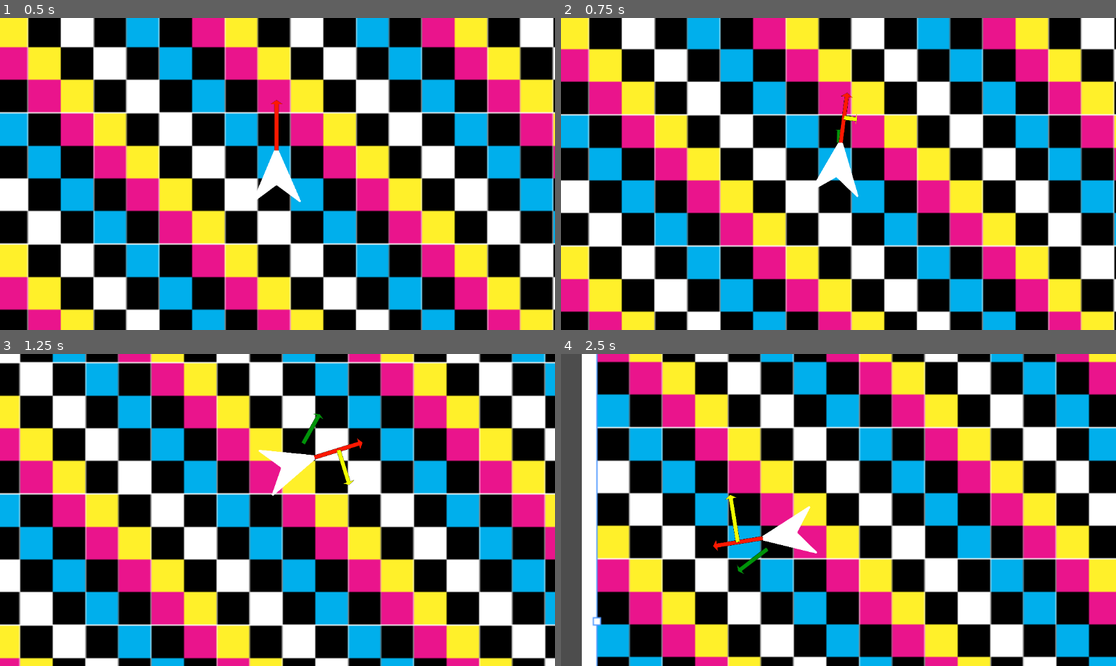
Above: before the commit, frames 1-4 (two rows, left to right).
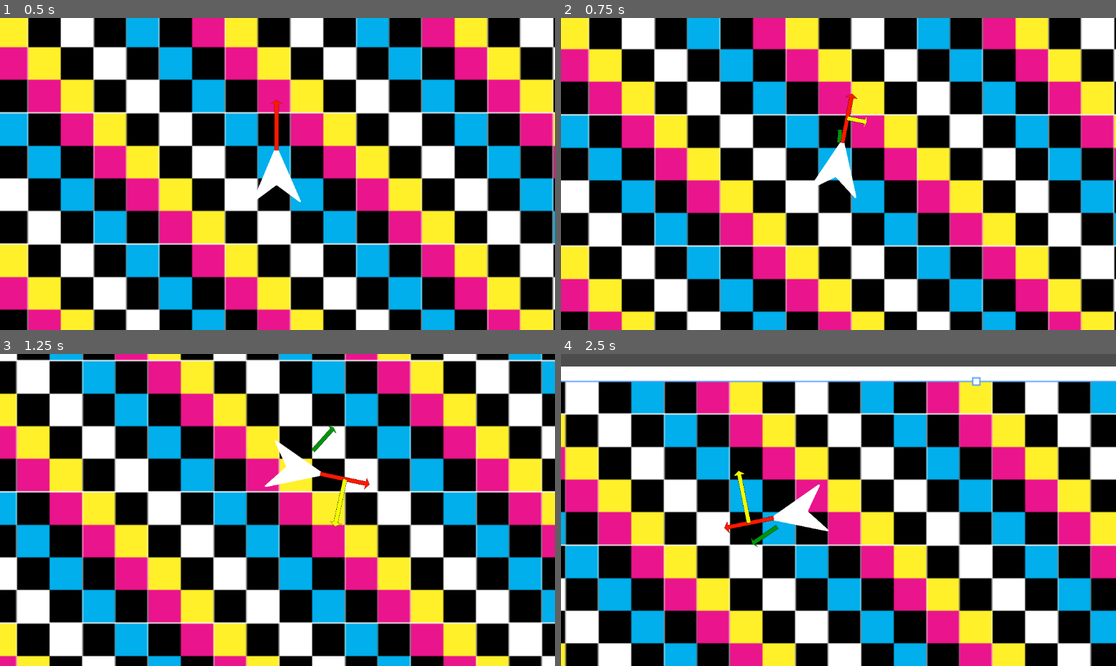
Above: after the commit, the same moments.

Repository: ParadoxArcher/Angle_Advantage
Game: Godot game, scene res://Scenes/GameScene.tscn
Same seed, same stepped clock (60 frames per second), same inputs: the game is played once before the commit and once after it.
Inputs:
- Up to frame 1 (0.5 s): no input
- Up to frame 2 (0.75 s): tap Enter at 0.5 s; hold D (RotateRight) from 0.53 s (still down); hold W (Boost) from 0.53 s (still down)
- Up to frame 3 (1.25 s): keep holding D (RotateRight); keep holding W (Boost)
- Up to frame 4 (2.5 s): release D (RotateRight) at 1.28 s; release W (Boost) at 1.28 s; hold S (Brake) 1.28-2.03 s; tap Space (Dodge) at 1.35 s; hold D (RotateRight) from 2.03 s (still down); hold W (Boost) from 2.03 s (still down)

Frame 1 is identical in both runs. In frame 2, 0.4% of the frame differs, in the area x 45-56%, y 23-58%; in frame 3, 25%; in frame 4, 90%, in the area x 0-100%, y 0-100%.

Commit message:
vault backup: 2025-01-10 11:19:28

Diff:
--- a/zProject Files/Godot/Scripts/PlayerScript.gd
+++ b/zProject Files/Godot/Scripts/PlayerScript.gd
@@ -4,10 +4,10 @@
 ## Rotation Variables
 var RotaSpeed : float = 0
 @export var MaxRota = [TAU, TAU] # {0: Fluctuating, 1: BaseMaxRota}
-@export var RotaAccel = [10.0, -.2, 10.0, 0.05] # {0: RotaAccel, 1: AccelEaseCurve, 2: RotaDecel, 3: DecelEaseCurve}
+@export var RotaAccel = [PI/2,  PI/4] # {0: RotaAccel, 1: RotaDecel}
 
 ## Brake Variables
-@export var BrakeDecel = [2.5, 1000, 1] # {0: SpeedDecel, 1: RotaDecel[2], 2: DecelEaseCurve}
+@export var BrakeDecel = [2.5, PI] # {0: SpeedDecel, 1: RotaDecel}
 
 ##Dodge Variables
 @export var DodgeMaxSpeed = [1.5, 100, -4] # {0: MaxSpeedMultiplier, 1: MaxSpeedDecel, 2: EaseCurve}
@@ -37,13 +37,12 @@
 	#endregion
 
 	#region Rotation Rate
-
 	if MoveInput.x != 0:
-		RotaRate = [RotaAccel[0], RotaAccel[1]] #RotaAccel
+		RotaRate = RotaAccel[0] #RotaAccel
 	elif not isBraking:
-		RotaRate = [RotaAccel[2], RotaAccel[3]] #BaseRotaDecel
+		RotaRate = RotaAccel[1] #BaseRotaDecel
 	else:
-		RotaRate = [BrakeDecel[1], BrakeDecel[2]] #BrakeRotaDecel
+		RotaRate = BrakeDecel[1] #BrakeRotaDecel
 	#endregion
 
 	#region Boost
@@ -78,7 +77,7 @@
 	#endregion
 
 	#region Transform
-	RotaSpeed = lerpf(RotaSpeed, MoveInput.x * MaxRota[0], ease(RotaRate[0], RotaRate[1]) * delta) # Rotation Acceleration
+	RotaSpeed = lerpf(RotaSpeed, MoveInput.x * MaxRota[0], RotaRate * delta) # Rotation Acceleration
 	rotate(RotaSpeed * delta)
 
 	var TargetVel = BoostDir * MaxSpeed[0]
Not shown, changed: .obsidian/workspace.json
